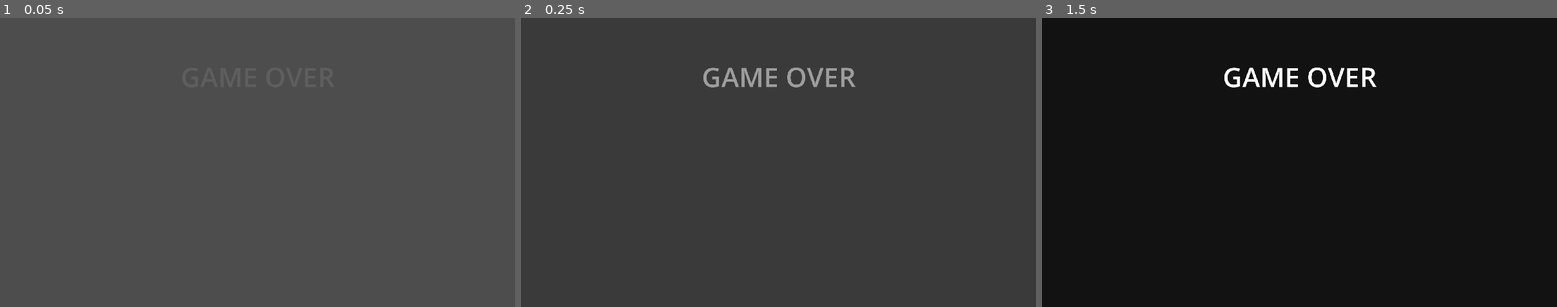
Above: before the commit, frames 1-3 (left to right).
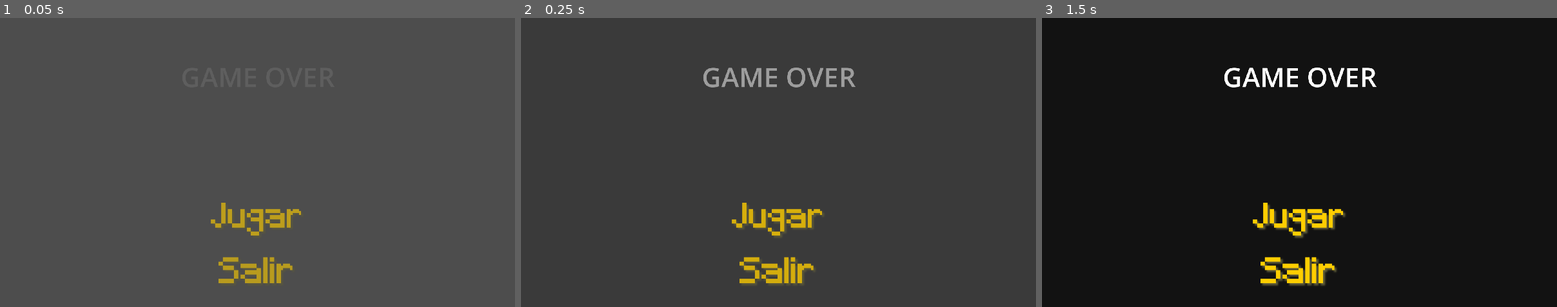
Above: after the commit, the same moments.

Repository: salem404/Cadiz-Game-Jam-II
Game: Godot game, scene res://scenes/game_over.tscn
Same seed, same stepped clock (60 frames per second), same inputs: the game is played once before the commit and once after it. This scene is started directly instead of the project's main scene.
Inputs:
- Up to frame 1 (0.05 s): no input
- Up to frame 2 (0.25 s): no input
- Up to frame 3 (1.5 s): hold D (right) 0.53-1.28 s; tap Enter at 1.25 s; hold Down (down) from 1.28 s (still down)

The runs differ from the first frame. In frame 1, 1.3% of the frame differs, in the area x 40-59%, y 63-92%; in frame 2, 1.6%; in frame 3, 1.9%, in the area x 40-59%, y 63-93%.

Commit message:
game over

Diff:
--- a/gamejamcadiz/scenes/game_over.tscn
+++ b/gamejamcadiz/scenes/game_over.tscn
@@ -1,4 +1,8 @@
-[gd_scene load_steps=4 format=3 uid="uid://bncd44ckwb3b8"]
+[gd_scene load_steps=8 format=3 uid="uid://bncd44ckwb3b8"]
+
+[ext_resource type="Texture2D" uid="uid://cx0kx6w7a6kaf" path="res://assets/2f64794a589f5e3d673da1ad2c0eed80.png" id="1_e5kbx"]
+[ext_resource type="Script" path="res://scripts/game_over.gd" id="1_j5si7"]
+[ext_resource type="Texture2D" uid="uid://bgk1djn681b64" path="res://assets/6b3c7ea53f3511f9a853b8f0a44a7615.png" id="2_1eodh"]
 
 [sub_resource type="Animation" id="Animation_wwrpj"]
 length = 0.001
@@ -25,6 +29,30 @@
 "transitions": PackedFloat32Array(1),
 "update": 0,
 "values": [Color(1, 1, 1, 0)]
+}
+tracks/2/type = "value"
+tracks/2/imported = false
+tracks/2/enabled = true
+tracks/2/path = NodePath("TextureRect3:modulate")
+tracks/2/interp = 1
+tracks/2/loop_wrap = true
+tracks/2/keys = {
+"times": PackedFloat32Array(0),
+"transitions": PackedFloat32Array(1),
+"update": 0,
+"values": [Color(1, 1, 1, 0.588235)]
+}
+tracks/3/type = "value"
+tracks/3/imported = false
+tracks/3/enabled = true
+tracks/3/path = NodePath("TextureRect4:modulate")
+tracks/3/interp = 1
+tracks/3/loop_wrap = true
+tracks/3/keys = {
+"times": PackedFloat32Array(0),
+"transitions": PackedFloat32Array(1),
+"update": 0,
+"values": [Color(1, 1, 1, 0.588235)]
 }
 
 [sub_resource type="Animation" id="Animation_65lgw"]
@@ -54,12 +82,39 @@
 "update": 0,
 "values": [Color(1, 1, 1, 0), Color(1, 1, 1, 1)]
 }
+tracks/2/type = "value"
+tracks/2/imported = false
+tracks/2/enabled = true
+tracks/2/path = NodePath("TextureRect3:modulate")
+tracks/2/interp = 1
+tracks/2/loop_wrap = true
+tracks/2/keys = {
+"times": PackedFloat32Array(0, 0.5),
+"transitions": PackedFloat32Array(1, 1),
+"update": 0,
+"values": [Color(1, 1, 1, 0.588235), Color(1, 1, 1, 1)]
+}
+tracks/3/type = "value"
+tracks/3/imported = false
+tracks/3/enabled = true
+tracks/3/path = NodePath("TextureRect4:modulate")
+tracks/3/interp = 1
+tracks/3/loop_wrap = true
+tracks/3/keys = {
+"times": PackedFloat32Array(0.0333333, 0.5),
+"transitions": PackedFloat32Array(1, 1),
+"update": 0,
+"values": [Color(1, 1, 1, 0.588235), Color(1, 1, 1, 1)]
+}
 
 [sub_resource type="AnimationLibrary" id="AnimationLibrary_y8u1r"]
 _data = {
 "RESET": SubResource("Animation_wwrpj"),
 "fade_in_black": SubResource("Animation_65lgw")
 }
+
+[sub_resource type="RectangleShape2D" id="RectangleShape2D_2u3e4"]
+size = Vector2(305.17, 85.99)
 
 [node name="game_over" type="Control"]
 layout_mode = 3
@@ -68,6 +123,7 @@
 anchor_bottom = 1.0
 grow_horizontal = 2
 grow_vertical = 2
+script = ExtResource("1_j5si7")
 
 [node name="ColorRect" type="ColorRect" parent="."]
 modulate = Color(1, 1, 1, 0)
@@ -76,6 +132,8 @@
 anchor_right = 1.0
 anchor_bottom = 1.0
 offset_bottom = 3.0
+grow_horizontal = 2
+grow_vertical = 2
 color = Color(0.0728426, 0.0728426, 0.0728426, 1)
 
 [node name="Label" type="Label" parent="."]
@@ -100,3 +158,48 @@
 "": SubResource("AnimationLibrary_y8u1r")
 }
 autoplay = "fade_in_black"
+
+[node name="TextureRect3" type="TextureRect" parent="."]
+modulate = Color(1, 1, 1, 0.588235)
+layout_mode = 1
+anchors_preset = -1
+anchor_left = 0.407
+anchor_top = 0.636
+anchor_right = 0.595
+anchor_bottom = 0.77
+offset_left = 0.559998
+offset_top = 0.119934
+offset_right = -0.400024
+offset_bottom = 0.399963
+grow_horizontal = 2
+grow_vertical = 0
+texture = ExtResource("1_e5kbx")
+
+[node name="entrar" type="TouchScreenButton" parent="TextureRect3"]
+position = Vector2(171, 70)
+scale = Vector2(1.60428, 2.302)
+shape = SubResource("RectangleShape2D_2u3e4")
+
+[node name="TextureRect4" type="TextureRect" parent="."]
+modulate = Color(1, 1, 1, 0.588235)
+layout_mode = 1
+anchors_preset = -1
+anchor_left = 0.403
+anchor_top = 0.836
+anchor_right = 0.594
+anchor_bottom = 0.936
+offset_left = 35.2399
+offset_top = -13.88
+offset_right = -30.4801
+offset_bottom = 0.119934
+grow_horizontal = 2
+grow_vertical = 0
+texture = ExtResource("2_1eodh")
+
+[node name="salir" type="TouchScreenButton" parent="TextureRect4"]
+position = Vector2(143, 59)
+scale = Vector2(1.59852, 1.60105)
+shape = SubResource("RectangleShape2D_2u3e4")
+
+[connection signal="pressed" from="TextureRect3/entrar" to="." method="_on_entrar_pressed"]
+[connection signal="pressed" from="TextureRect4/salir" to="." method="_on_salir_pressed"]
--- a/gamejamcadiz/scenes/win.tscn
+++ b/gamejamcadiz/scenes/win.tscn
@@ -1,65 +1,4 @@
-[gd_scene load_steps=4 format=3 uid="uid://6kw04p1gqnk5"]
-
-[sub_resource type="Animation" id="Animation_wwrpj"]
-length = 0.001
-tracks/0/type = "value"
-tracks/0/imported = false
-tracks/0/enabled = true
-tracks/0/path = NodePath("ColorRect:modulate")
-tracks/0/interp = 1
-tracks/0/loop_wrap = true
-tracks/0/keys = {
-"times": PackedFloat32Array(0),
-"transitions": PackedFloat32Array(1),
-"update": 0,
-"values": [Color(1, 1, 1, 0)]
-}
-tracks/1/type = "value"
-tracks/1/imported = false
-tracks/1/enabled = true
-tracks/1/path = NodePath("Label:modulate")
-tracks/1/interp = 1
-tracks/1/loop_wrap = true
-tracks/1/keys = {
-"times": PackedFloat32Array(0),
-"transitions": PackedFloat32Array(1),
-"update": 0,
-"values": [Color(1, 1, 1, 0)]
-}
-
-[sub_resource type="Animation" id="Animation_65lgw"]
-resource_name = "fade_in_black"
-length = 0.5
-tracks/0/type = "value"
-tracks/0/imported = false
-tracks/0/enabled = true
-tracks/0/path = NodePath("ColorRect:modulate")
-tracks/0/interp = 1
-tracks/0/loop_wrap = true
-tracks/0/keys = {
-"times": PackedFloat32Array(0, 0.5),
-"transitions": PackedFloat32Array(1, 1),
-"update": 0,
-"values": [Color(1, 1, 1, 0), Color(1, 1, 1, 1)]
-}
-tracks/1/type = "value"
-tracks/1/imported = false
-tracks/1/enabled = true
-tracks/1/path = NodePath("Label:modulate")
-tracks/1/interp = 1
-tracks/1/loop_wrap = true
-tracks/1/keys = {
-"times": PackedFloat32Array(0, 0.5),
-"transitions": PackedFloat32Array(1, 1),
-"update": 0,
-"values": [Color(1, 1, 1, 0), Color(1, 1, 1, 1)]
-}
-
-[sub_resource type="AnimationLibrary" id="AnimationLibrary_y8u1r"]
-_data = {
-"RESET": SubResource("Animation_wwrpj"),
-"fade_in_black": SubResource("Animation_65lgw")
-}
+[gd_scene format=3 uid="uid://6kw04p1gqnk5"]
 
 [node name="win" type="Control"]
 layout_mode = 3
@@ -68,37 +7,3 @@
 anchor_bottom = 1.0
 grow_horizontal = 2
 grow_vertical = 2
-
-[node name="ColorRect" type="ColorRect" parent="."]
-modulate = Color(1, 1, 1, 0)
-layout_mode = 1
-anchors_preset = 15
-anchor_right = 1.0
-anchor_bottom = 1.0
-offset_bottom = 3.0
-grow_horizontal = 2
-grow_vertical = 2
-color = Color(0.936129, 0.763796, 0.947399, 1)
-
-[node name="Label" type="Label" parent="."]
-modulate = Color(1, 1, 1, 0)
-layout_mode = 1
-anchors_preset = -1
-anchor_left = 0.5
-anchor_top = 0.204
-anchor_right = 0.5
-anchor_bottom = 0.204
-offset_left = -957.0
-offset_top = -79.32
-offset_right = 958.0
-offset_bottom = 78.68
-theme_override_font_sizes/font_size = 100
-text = "YOU WIN!!"
-horizontal_alignment = 1
-vertical_alignment = 1
-
-[node name="AnimationPlayer" type="AnimationPlayer" parent="."]
-libraries = {
-"": SubResource("AnimationLibrary_y8u1r")
-}
-autoplay = "fade_in_black"
--- /dev/null
+++ b/gamejamcadiz/scripts/game_over.gd
@@ -0,0 +1,7 @@
+extends Control
+
+func _on_entrar_pressed() -> void:
+	get_tree().change_scene_to_file("res://scenes/game.tscn")
+
+func _on_salir_pressed() -> void:
+	get_tree().quit()
Binary file added: gamejamcadiz/assets/Ilustración_sin_título.gif
Binary file added: gamejamcadiz/assets/animacionbarco.gif
Not shown, added: gamejamcadiz/assets/Ilustración_sin_título.mp4
Not shown, added: gamejamcadiz/assets/barco.mp4
